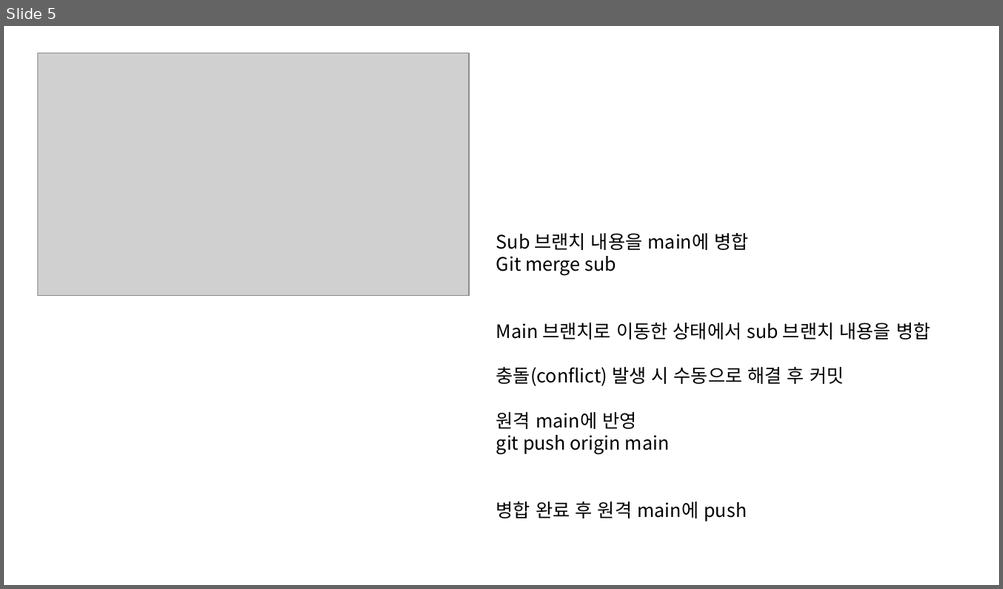
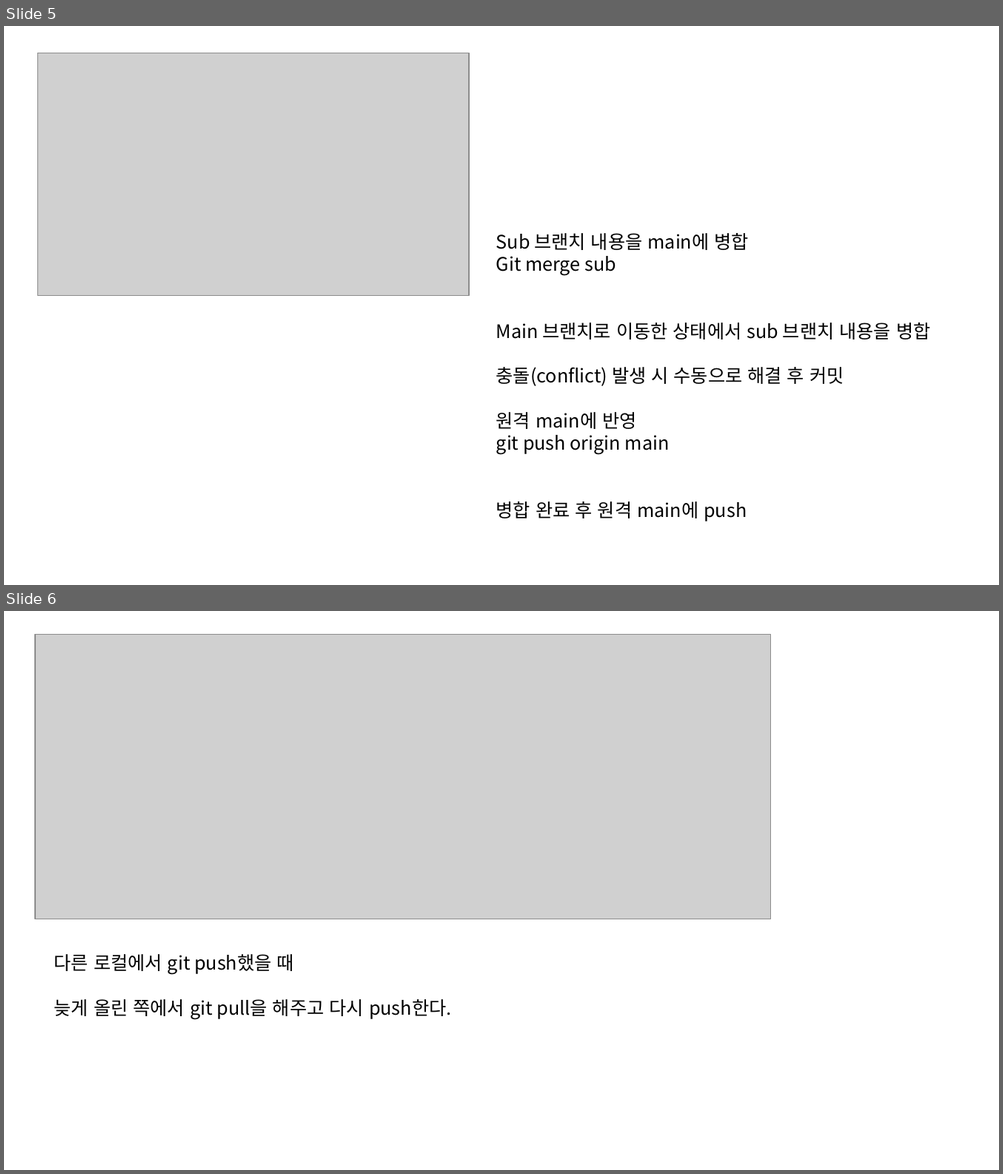
Before and after one commit to djdropthebeat-tech/frontend, a slide deck: 00참고자료/1201_git 가이드.pptx. Shown one above the other, each under a label of ours: slide 5 before the commit, slides 5 and 6 after it. The pictures are 1003x589 and 1003x1174 pixels, drawn with LibreOffice and Linux fonts; fonts in the diff are those of the drawing; grey boxes stand for pictures. Boxes give left, top, right and bottom in pixels: in the first picture for what was removed or moved away, otherwise in the second. Text is boxed around its words. In the diff, an @@ line names an element or a change of style, - is before the commit and + after.

```diff
--- a/00참고자료/1201_git 가이드.pptx
+++ b/00참고자료/1201_git 가이드.pptx
@@ slide 6 added at [4,611,999,1170], background #FFFFFF @@
@@ picture added at [35,634,771,919] @@
@@ text added at [54,954,451,1019], 18 pt, text #000000 @@
+다른 로컬에서 git push했을 때
+늦게 올린 쪽에서 git pull을 해주고 다시 push한다.
```
Also in this commit, not shown: 7 other files.
